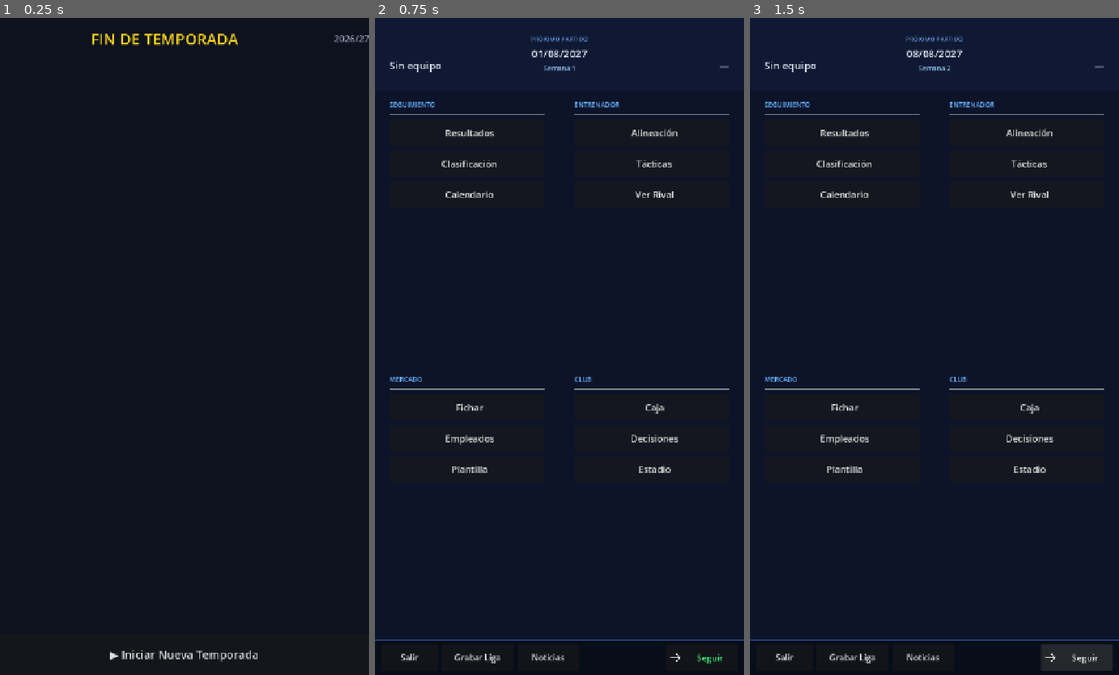
Above: before the commit, frames 1-3 (left to right).
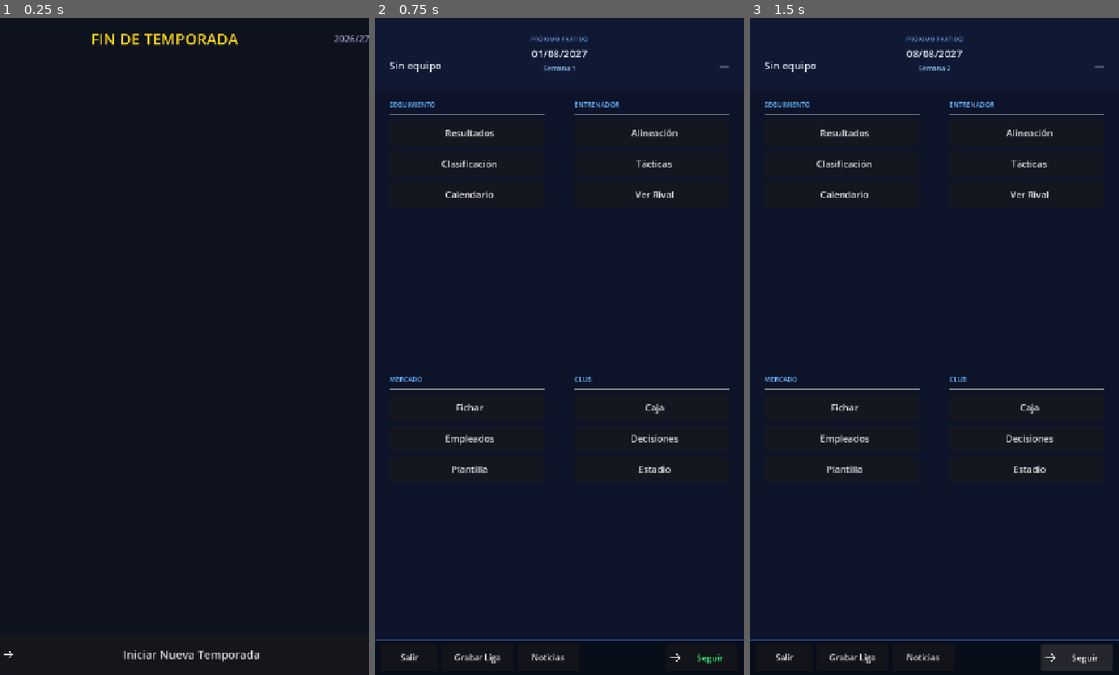
Above: after the commit, the same moments.

Repository: salinasdev/pcfutbol
Game: Godot game, scene res://scenes/game/season_end/season_end.tscn
Two runs of this game, one before a commit and one after it. Both use one fixed random seed, a clock stepped at 60 frames per second and the inputs below. This scene is started directly instead of the project's main scene.
Inputs:
- Up to frame 1 (0.25 s): no input
- Up to frame 2 (0.75 s): click "▶ Iniciar Nueva Temporada" (after the commit: "Iniciar Nueva Temporada") at 0.5 s
- Up to frame 3 (1.5 s): click "Seguir" at 1.25 s

The runs differ from the first frame. In frame 1, 0.4% of the frame differs, in the area x 1-71%, y 96-98%; in frame 2, nothing differs; in frame 3, nothing differs.

Commit message:
Replace Unicode arrows with UI icons

Diff:
--- a/scenes/game/calendar/calendar.tscn
+++ b/scenes/game/calendar/calendar.tscn
@@ -32,7 +32,7 @@
 unique_name_in_owner = true
 layout_mode = 2
 custom_minimum_size = Vector2(72, 72)
-text = "◀"
+text = ""
 theme_override_font_sizes/font_size = 24
 
 [node name="TitleLabel" type="Label" parent="VBoxContainer/TopBar"]
@@ -55,7 +55,7 @@
 unique_name_in_owner = true
 layout_mode = 2
 custom_minimum_size = Vector2(72, 56)
-text = "◀"
+text = ""
 theme_override_font_sizes/font_size = 22
 
 [node name="JornadaLabel" type="Label" parent="VBoxContainer/JornadaNav"]
@@ -71,7 +71,7 @@
 unique_name_in_owner = true
 layout_mode = 2
 custom_minimum_size = Vector2(72, 56)
-text = "▶"
+text = ""
 theme_override_font_sizes/font_size = 22
 
 [node name="HSeparator2" type="HSeparator" parent="VBoxContainer"]
--- a/scenes/game/calendar/player_calendar.tscn
+++ b/scenes/game/calendar/player_calendar.tscn
@@ -32,7 +32,7 @@
 unique_name_in_owner = true
 layout_mode = 2
 custom_minimum_size = Vector2(72, 72)
-text = "◀"
+text = ""
 theme_override_font_sizes/font_size = 24
 
 [node name="TitleLabel" type="Label" parent="VBoxContainer/TopBar"]
--- a/scenes/game/decisions/decisions_hub.gd
+++ b/scenes/game/decisions/decisions_hub.gd
@@ -6,6 +6,7 @@
 const ICON_STORE := preload("res://assets/ui/icons/store.png")
 const ICON_HANDSHAKE := preload("res://assets/ui/icons/handshake.png")
 const ICON_MANAGER := preload("res://assets/ui/icons/briefcase.png")
+const ICON_ADVANCE := preload("res://assets/ui/icons/advance-white.png")
 
 func _ready() -> void:
 	_build_ui()
@@ -144,7 +145,9 @@
 	texts.add_child(desc_lbl)
 
 	var btn := Button.new()
-	btn.text = "Entrar →"
+	btn.text = "Entrar"
+	btn.icon = ICON_ADVANCE
+	btn.add_theme_constant_override("icon_max_width", 18)
 	btn.custom_minimum_size = Vector2(120, 0)
 	var mpad := MarginContainer.new()
 	mpad.add_theme_constant_override("margin_right", 16)
--- a/scenes/game/decisions/manager.gd
+++ b/scenes/game/decisions/manager.gd
@@ -4,6 +4,7 @@
 const ICON_BACK := preload("res://assets/ui/icons/back-white.png")
 const ICON_MANAGER := preload("res://assets/ui/icons/briefcase.png")
 const ICON_CLIPBOARD := preload("res://assets/ui/icons/chart.png")
+const ICON_ADVANCE := preload("res://assets/ui/icons/advance-white.png")
 const ICON_SIZE_NAV := 28
 
 var _stats_box: VBoxContainer
@@ -369,7 +370,9 @@
 	row.add_child(value)
 
 	var btn_prev := Button.new()
-	btn_prev.text = "◀"
+	btn_prev.text = ""
+	btn_prev.icon = ICON_BACK
+	btn_prev.add_theme_constant_override("icon_max_width", 18)
 	btn_prev.custom_minimum_size = Vector2(44, 32)
 	btn_prev.pressed.connect(func():
 		GameManager.cycle_manager_preference(key, -1)
@@ -378,7 +381,9 @@
 	row.add_child(btn_prev)
 
 	var btn_next := Button.new()
-	btn_next.text = "▶"
+	btn_next.text = ""
+	btn_next.icon = ICON_ADVANCE
+	btn_next.add_theme_constant_override("icon_max_width", 18)
 	btn_next.custom_minimum_size = Vector2(44, 32)
 	btn_next.pressed.connect(func():
 		GameManager.cycle_manager_preference(key, 1)
--- a/scenes/game/match/match_view.gd
+++ b/scenes/game/match/match_view.gd
@@ -9,6 +9,7 @@
 const ICON_SPEED_FAST := preload("res://assets/ui/icons/speed-fast.png")
 const ICON_SPEED_NORMAL := preload("res://assets/ui/icons/speed-normal.png")
 const ICON_FIRE := preload("res://assets/ui/icons/fire.png")
+const ICON_ADVANCE := preload("res://assets/ui/icons/advance-white.png")
 
 ## Fixture que se está jugando (pasado desde el calendario via GameManager)
 var fixture: Dictionary = {}
@@ -61,6 +62,8 @@
 	%BtnSkip.pressed.connect(_on_skip)
 	%BtnFast.icon = ICON_SPEED_FAST
 	%BtnFast.add_theme_constant_override("icon_max_width", 20)
+	%BtnPlayPause.icon = ICON_ADVANCE
+	%BtnPlayPause.add_theme_constant_override("icon_max_width", 20)
 
 	_refresh_scoreboard()
 
@@ -75,12 +78,14 @@
 	_playing = not _playing
 	if _playing:
 		%BtnPlayPause.text = "Pausa"
+		%BtnPlayPause.icon = null
 		_fast = false
 		%BtnFast.text = "Rápido"
 		%BtnFast.icon = ICON_SPEED_FAST
 		_tick()
 	else:
 		%BtnPlayPause.text = "Jugar"
+		%BtnPlayPause.icon = ICON_ADVANCE
 		_timer.stop()
 
 
@@ -92,7 +97,8 @@
 	%BtnFast.icon = ICON_SPEED_FAST if not _fast else ICON_SPEED_NORMAL
 	if not _playing:
 		_playing = true
-		%BtnPlayPause.text = "⏸ Pausa"
+		%BtnPlayPause.text = "Pausa"
+		%BtnPlayPause.icon = null
 		_tick()
 
 
--- a/scenes/game/match/match_view.tscn
+++ b/scenes/game/match/match_view.tscn
@@ -131,19 +131,19 @@
 unique_name_in_owner = true
 layout_mode = 2
 custom_minimum_size = Vector2(140, 72)
-text = "▶ Jugar"
+text = "Jugar"
 theme_override_font_sizes/font_size = 22
 
 [node name="BtnFast" type="Button" parent="VBoxContainer/ControlBar"]
 unique_name_in_owner = true
 layout_mode = 2
 custom_minimum_size = Vector2(130, 72)
-text = "⏩ Rápido"
+text = "Rápido"
 theme_override_font_sizes/font_size = 20
 
 [node name="BtnSkip" type="Button" parent="VBoxContainer/ControlBar"]
 unique_name_in_owner = true
 layout_mode = 2
 custom_minimum_size = Vector2(130, 72)
-text = "⏭ Simular"
+text = "Simular"
 theme_override_font_sizes/font_size = 20
--- a/scenes/game/office/office.tscn
+++ b/scenes/game/office/office.tscn
@@ -110,7 +110,7 @@
 custom_minimum_size = Vector2(0, 44)
 theme_override_font_sizes/font_size = 17
 theme_override_colors/font_color = Color(0.2, 1.0, 0.4, 1)
-text = "▶  ¡JUGAR PARTIDO!"
+text = "¡JUGAR PARTIDO!"
 visible = false
 
 [node name="AwayVBox" type="VBoxContainer" parent="RootVBox/MatchHeader/MatchHeaderContent/MatchHBox"]
@@ -477,4 +477,4 @@
 custom_minimum_size = Vector2(140, 0)
 theme_override_font_sizes/font_size = 17
 theme_override_colors/font_color = Color(0.25, 1.0, 0.5, 1)
-text = "Seguir  ▶"
+text = "Seguir"
--- a/scenes/game/press/press.tscn
+++ b/scenes/game/press/press.tscn
@@ -32,7 +32,7 @@
 unique_name_in_owner = true
 layout_mode = 2
 custom_minimum_size = Vector2(72, 72)
-text = "◀"
+text = ""
 theme_override_font_sizes/font_size = 24
 
 [node name="TitleLabel" type="Label" parent="VBoxContainer/TopBar"]
--- a/scenes/game/rival/rival.tscn
+++ b/scenes/game/rival/rival.tscn
@@ -51,7 +51,7 @@
 unique_name_in_owner = true
 layout_mode = 2
 custom_minimum_size = Vector2(64, 0)
-text = "◄"
+text = ""
 theme_override_font_sizes/font_size = 22
 
 [node name="TopBarTitle" type="Label" parent="VBoxContainer/TopBar/TopBarMargin/TopBarHBox"]
--- a/scenes/game/season_end/season_end.gd
+++ b/scenes/game/season_end/season_end.gd
@@ -1,4 +1,6 @@
 extends Control
+
+const ICON_ADVANCE := preload("res://assets/ui/icons/advance-white.png")
 
 ## Cuántos equipos ascienden / descienden por liga
 const PROMOTION_SPOTS  := 2   ## Top N → liga superior (futuro)
@@ -17,6 +19,8 @@
 		GameManager.season,
 		str(GameManager.season + 1).right(2)
 	]
+	%BtnNextSeason.icon = ICON_ADVANCE
+	%BtnNextSeason.add_theme_constant_override("icon_max_width", 24)
 	%BtnNextSeason.pressed.connect(_on_next_season)
 	_build_content()
 
--- a/scenes/game/season_end/season_end.tscn
+++ b/scenes/game/season_end/season_end.tscn
@@ -67,4 +67,4 @@
 layout_mode = 2
 custom_minimum_size = Vector2(0, 80)
 theme_override_font_sizes/font_size = 22
-text = "▶ Iniciar Nueva Temporada"
+text = "Iniciar Nueva Temporada"
--- a/scenes/game/squad/plantilla.tscn
+++ b/scenes/game/squad/plantilla.tscn
@@ -32,7 +32,7 @@
 unique_name_in_owner = true
 layout_mode = 2
 custom_minimum_size = Vector2(72, 72)
-text = "◀"
+text = ""
 theme_override_font_sizes/font_size = 24
 
 [node name="TitleLabel" type="Label" parent="VBoxContainer/TopBar"]
--- a/scenes/game/squad/squad.tscn
+++ b/scenes/game/squad/squad.tscn
@@ -32,7 +32,7 @@
 unique_name_in_owner = true
 layout_mode = 2
 custom_minimum_size = Vector2(72, 72)
-text = "◀"
+text = ""
 theme_override_font_sizes/font_size = 24
 
 [node name="TitleLabel" type="Label" parent="VBoxContainer/TopBar"]
--- a/scenes/game/stadium/stadium.tscn
+++ b/scenes/game/stadium/stadium.tscn
@@ -51,7 +51,7 @@
 unique_name_in_owner = true
 layout_mode = 2
 custom_minimum_size = Vector2(64, 0)
-text = "◄"
+text = ""
 theme_override_font_sizes/font_size = 22
 
 [node name="TopTitle" type="Label" parent="RootVBox/TopBar/TopBarMargin/TopBarHBox"]
--- a/scenes/game/standings/standings.tscn
+++ b/scenes/game/standings/standings.tscn
@@ -31,7 +31,7 @@
 unique_name_in_owner = true
 layout_mode = 2
 custom_minimum_size = Vector2(72, 72)
-text = "◀"
+text = ""
 theme_override_font_sizes/font_size = 24
 
 [node name="TitleLabel" type="Label" parent="VBoxContainer/TopBar"]
--- a/scenes/game/tactics/tactics.tscn
+++ b/scenes/game/tactics/tactics.tscn
@@ -32,7 +32,7 @@
 unique_name_in_owner = true
 layout_mode = 2
 custom_minimum_size = Vector2(72, 72)
-text = "◀"
+text = ""
 theme_override_font_sizes/font_size = 24
 
 [node name="TitleLabel" type="Label" parent="VBoxContainer/TopBar"]
--- a/scenes/game/transfers/transfers.tscn
+++ b/scenes/game/transfers/transfers.tscn
@@ -33,7 +33,7 @@
 unique_name_in_owner = true
 layout_mode = 2
 custom_minimum_size = Vector2(72, 72)
-text = "◀"
+text = ""
 theme_override_font_sizes/font_size = 24
 
 [node name="TitleLabel" type="Label" parent="VBoxContainer/TopBar"]
--- a/scenes/main_menu/new_game_setup.tscn
+++ b/scenes/main_menu/new_game_setup.tscn
@@ -31,7 +31,7 @@
 unique_name_in_owner = true
 layout_mode = 2
 custom_minimum_size = Vector2(72, 72)
-text = "◄"
+text = ""
 theme_override_font_sizes/font_size = 24
 
 [node name="Title" type="Label" parent="VBoxContainer/TopBar"]
